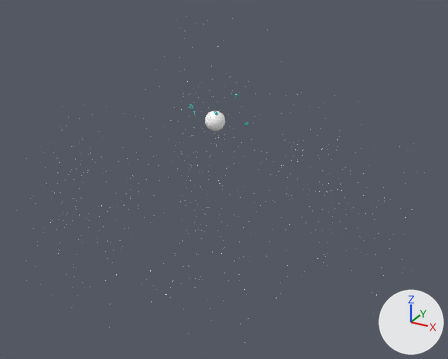
What one commit did to the glTF model public/assets/models/globe.glb.
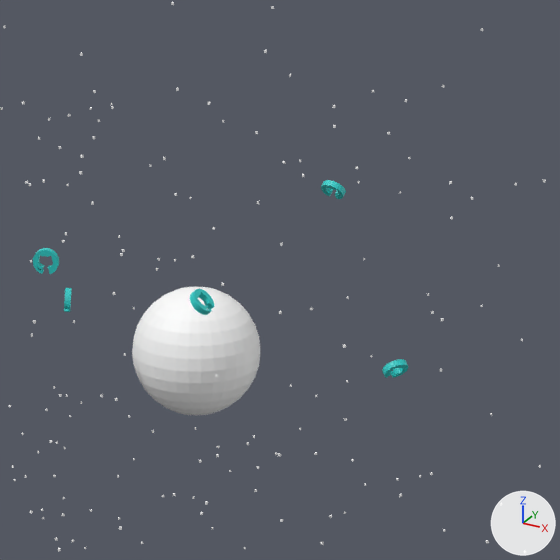
Old and new are each drawn whole from a 50 mm lens placed at (498.0, -874.0, 332.0), pointed at (23.0, -11.0, -99.0) and again close up on the part from 41% to 61% of the width and 18% to 43% of the height. Lighting does not change. The marker at lower right points along +X, +Y and +Z. The first two pictures are the older version. Where no turn or scale is listed for an object, it has been applied to the vertices.
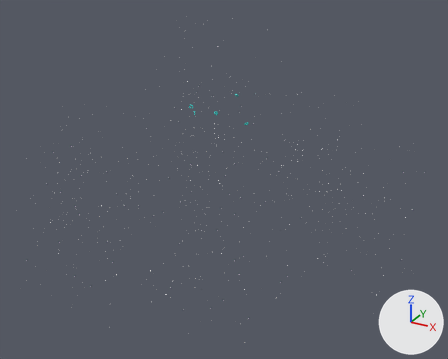
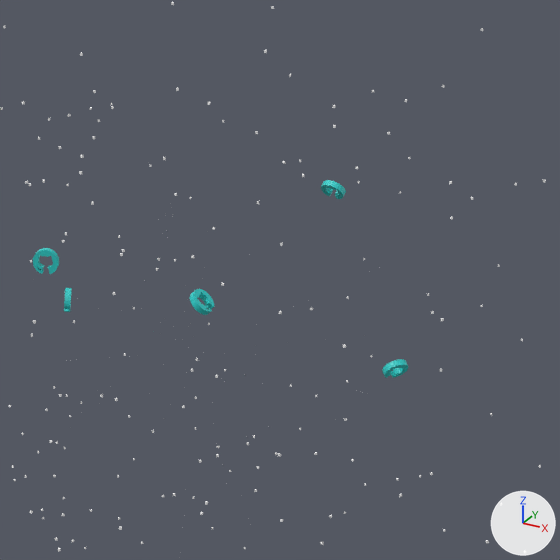
Changed parts and their boxes (x1, y1, x2, y2) in the close-ups (560 x 560 px):
'Sphere', deleted
    before: (132, 287, 260, 415)

What changed in the scene script:
```text
Remove ob_sphere:
    ob_sphere = bpy.data.objects.new('Sphere', me_sphere)
    ob_sphere.location = (0.0, 0.0, 0.0)
```
